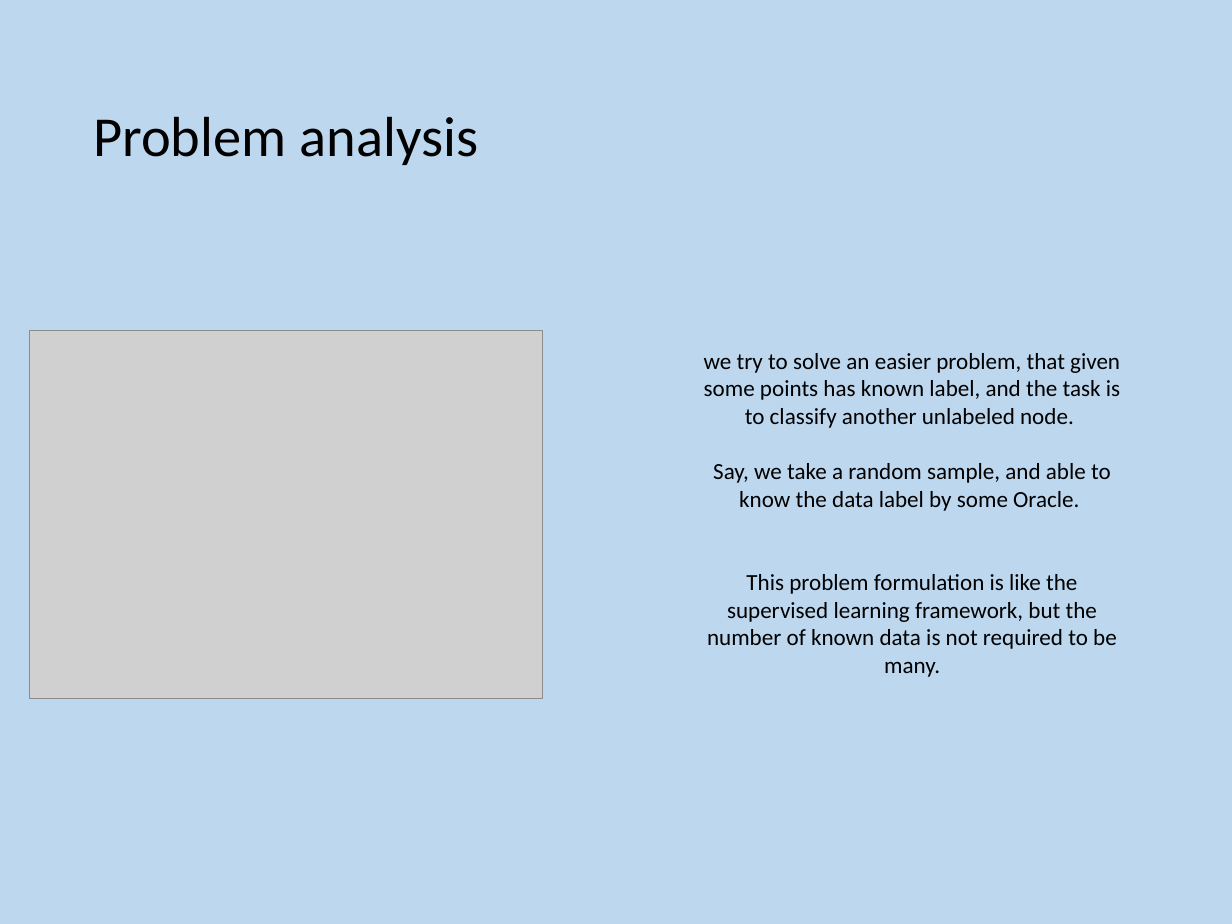
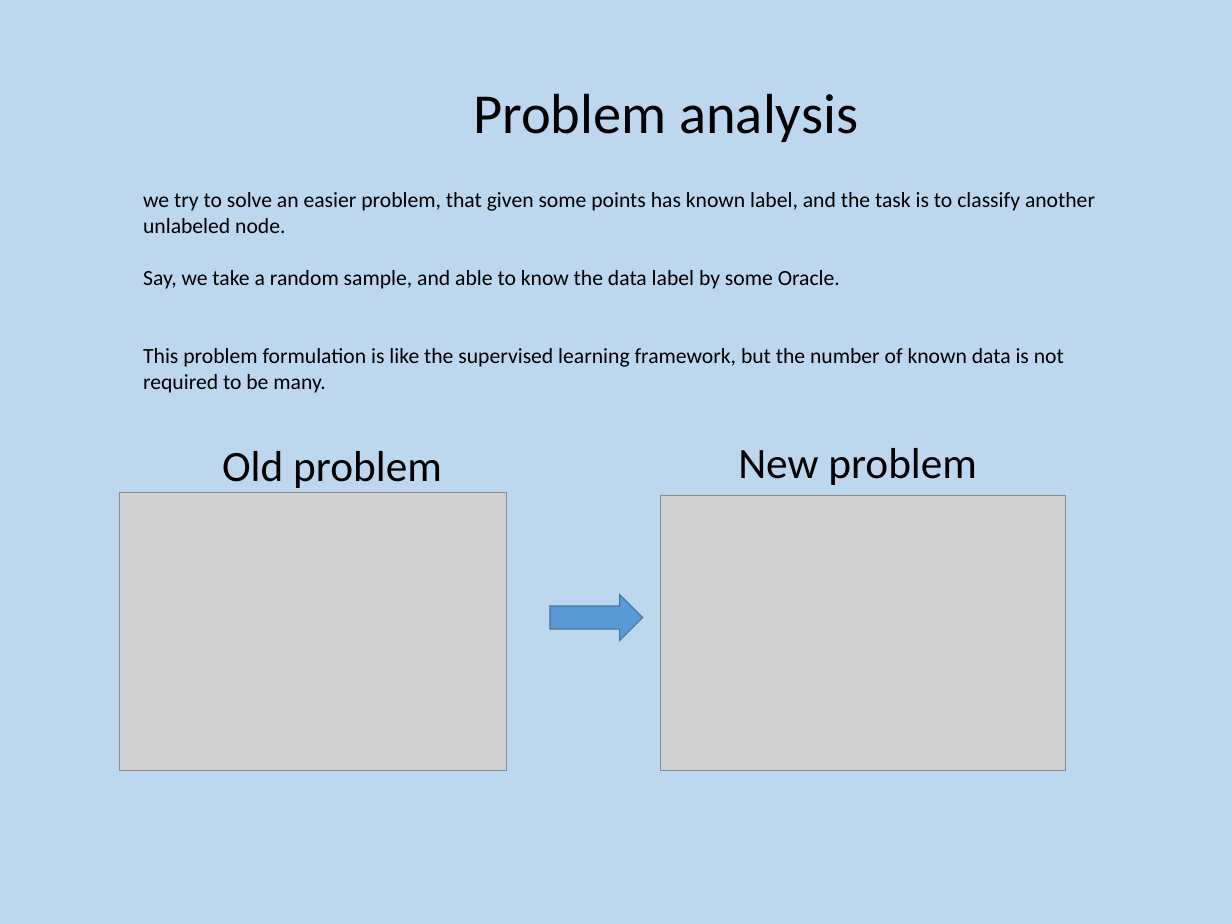
Before and after one commit to bx3/EE595, a slide deck: slide 18 of document/595combine.pptx (slide 17 before the commit). Drawn at 1232x924 pixels with LibreOffice and Linux fonts; fonts in the diff are those of the drawing; grey boxes stand for pictures. Boxes give left, top, right and bottom in pixels: in the first picture for what was removed or moved away, otherwise in the second. Text is boxed around its words. In the diff, an @@ line names an element or a change of style, - is before the commit and + after.

```diff
--- a/document/595combine.pptx
+++ b/document/595combine.pptx
@@ title "Problem analysis": place and size @@
-title "Problem analysis" at (93, 116, 478, 165)
+title "Problem analysis" at (473, 93, 858, 142)
@@ title "Problem analysis" at (473, 93, 858, 142): alignment left to centre @@
@@ text "we try to solve an ...": place and size @@
-text "we try to solve an ..." at (704, 353, 1120, 677)
+text "we try to solve an ..." at (143, 192, 1095, 393)
@@ text "we try to solve an ..." at (143, 192, 1095, 393): size 19.2 to 18 pt; alignment centre to left @@
@@ text added at (738, 448, 977, 485), 36 pt, text #000000 @@
+New problem
@@ text added at (222, 451, 442, 488), 36 pt, text #000000 @@
+Old problem
@@ picture: place and size @@
-picture at (29, 330, 542, 698)
+picture at (120, 492, 507, 770)
@@ picture added at (660, 495, 1066, 770) @@
@@ right arrow added at (550, 594, 643, 640), fill #5B9BD5, outline #43739E 1 pt @@
```
Also in this commit, not shown: 6 other slides changed, 1 slide added.
